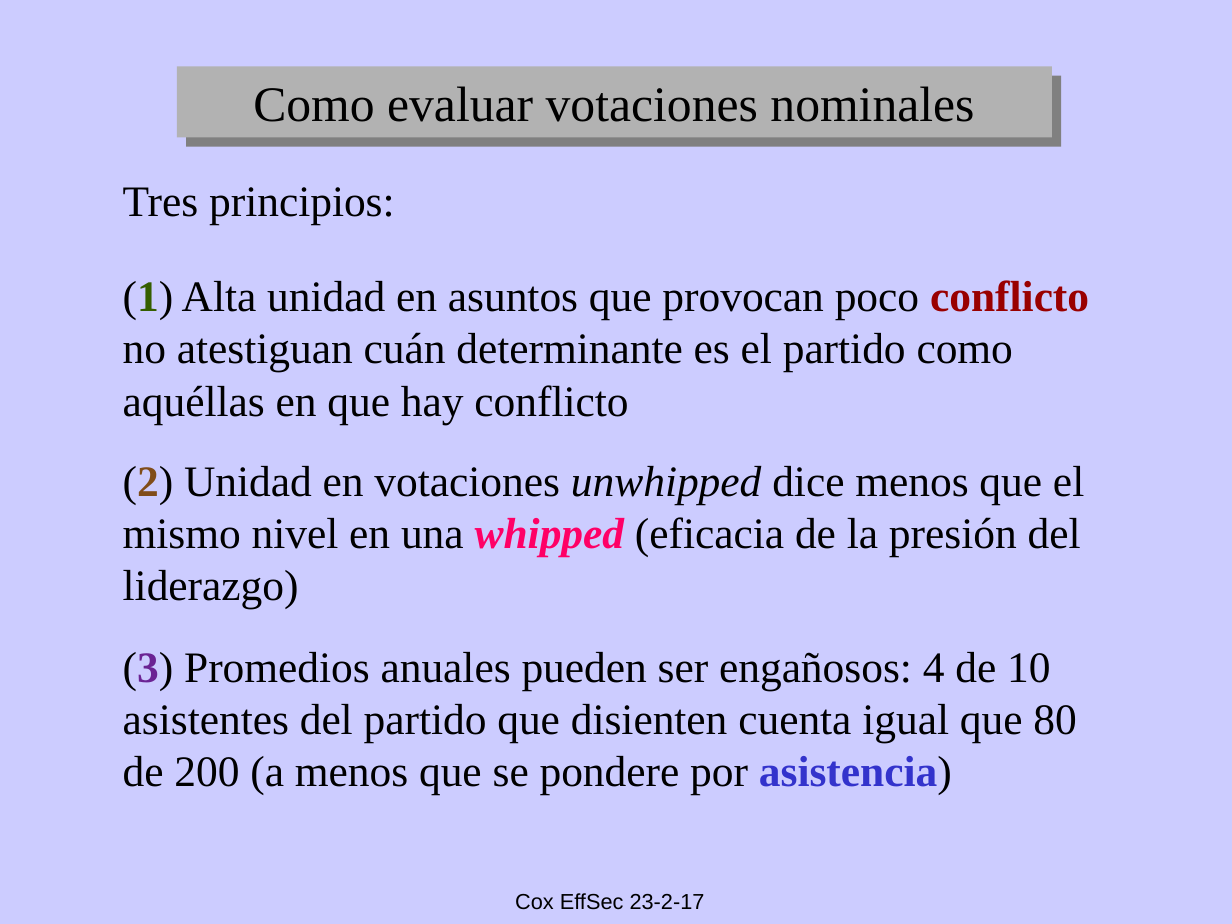
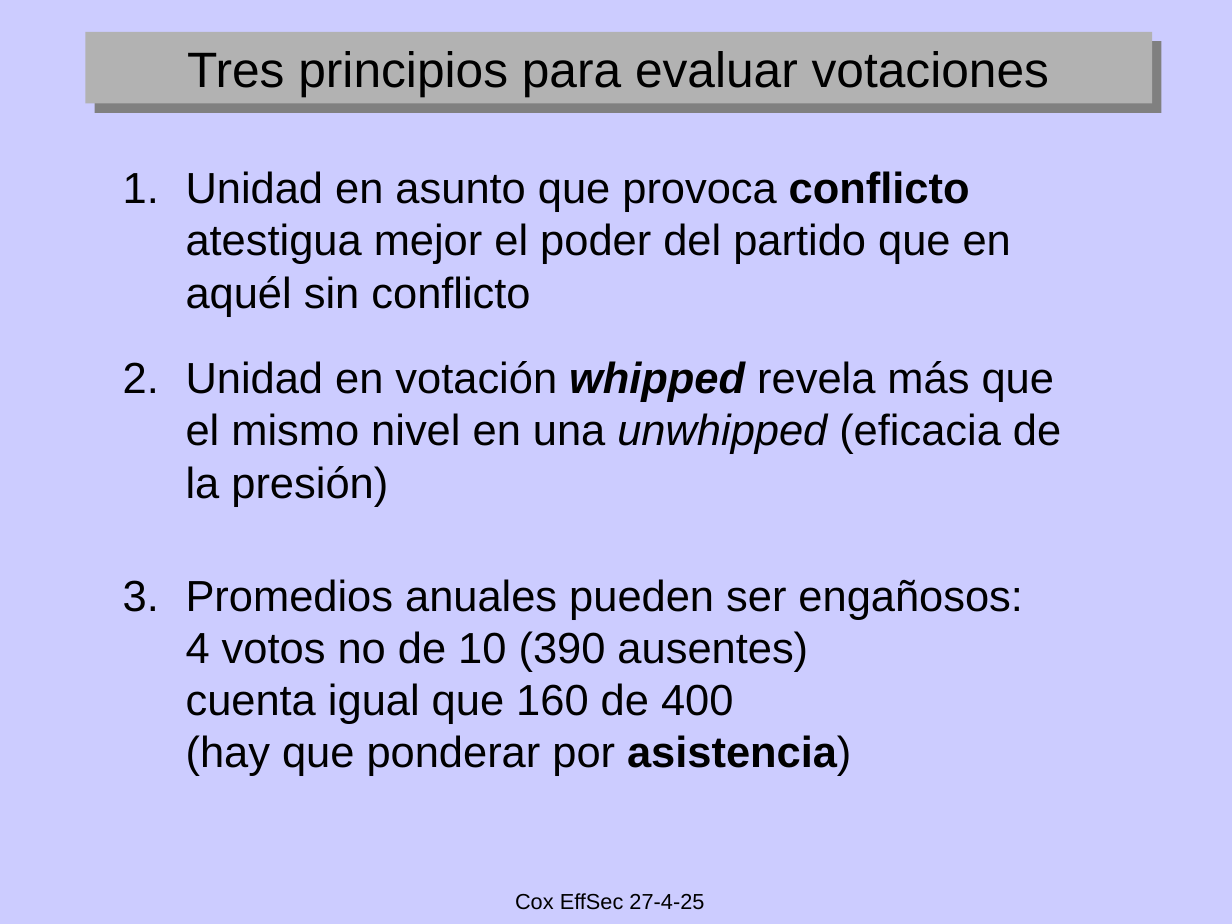
Before and after one commit to emagar/pc3, a slide deck: slide 25 of class/08-efficient-secret/claseEffSecret.pptx (slide 23 before the commit). Drawn at 1232x924 pixels with LibreOffice and Linux fonts; fonts in the diff are those of the drawing. Boxes give left, top, right and bottom in pixels: in the first picture for what was removed or moved away, otherwise in the second. Text is boxed around its words. In the diff, an @@ line names an element or a change of style, - is before the commit and + after.

```diff
--- a/class/08-efficient-secret/claseEffSecret.pptx
+++ b/class/08-efficient-secret/claseEffSecret.pptx
@@ rectangle "Tres principios para evaluar votaciones": place and size @@
-rectangle "Tres principios para evaluar votaciones" at bbox=[177, 66, 1052, 138]
+rectangle "Tres principios para evaluar votaciones" at bbox=[85, 31, 1153, 103]
@@ text in rectangle at bbox=[196, 51, 1049, 106]: text changed; font Times New Roman to Arial @@
-Como evaluar votaciones nominales
+Tres principios para evaluar votaciones
@@ text added at bbox=[186, 171, 1061, 776], 28 pt, text #000000 @@
+1. Unidad en asunto que provoca conflicto atestigua mejor el poder del partido que en aquél sin conflicto
+2. Unidad en votación whipped revela más que el mismo nivel en una unwhipped (eficacia de la presión)
+3. Promedios anuales pueden ser engañosos:
+   4 votos no de 10 (390 ausentes)
+   cuenta igual que 160 de 400
+   (hay que ponderar por asistencia)
@@ text removed at bbox=[123, 187, 395, 225] @@
-Tres principios:
@@ text removed at bbox=[123, 280, 1089, 424] @@
-(1) Alta unidad en asuntos que provocan poco conflicto no atestiguan cuán determinante es el partido como aquéllas en que hay conflicto
@@ text removed at bbox=[123, 466, 1084, 609] @@
-(2) Unidad en votaciones unwhipped dice menos que el mismo nivel en una whipped (eficacia de la presión del liderazgo)
@@ text removed at bbox=[123, 652, 1076, 795] @@
-(3) Promedios anuales pueden ser engañosos: 4 de 10 asistentes del partido que disienten cuenta igual que 80 de 200 (a menos que se pondere por asistencia)
@@ text at bbox=[515, 893, 704, 910]: text changed @@
-Cox EffSec 23-2-17
+Cox EffSec 27-4-25
```
Also in this commit, not shown: 24 other slides changed, 15 slides added, 12 slides removed, 1 other file.
